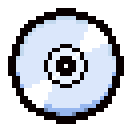
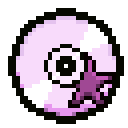
The second 128×128 image is a revision of the first. Changes to its layers:
showed group "Star Platinum" (2 layers) over box(8, 8, 124, 124)
hid "Disc" over box(8, 8, 124, 124)
